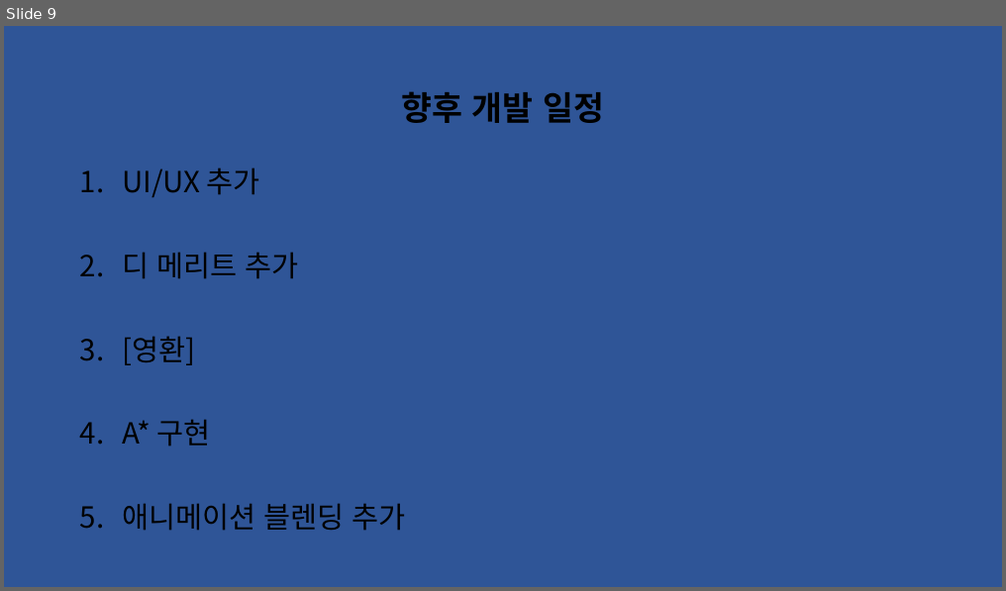
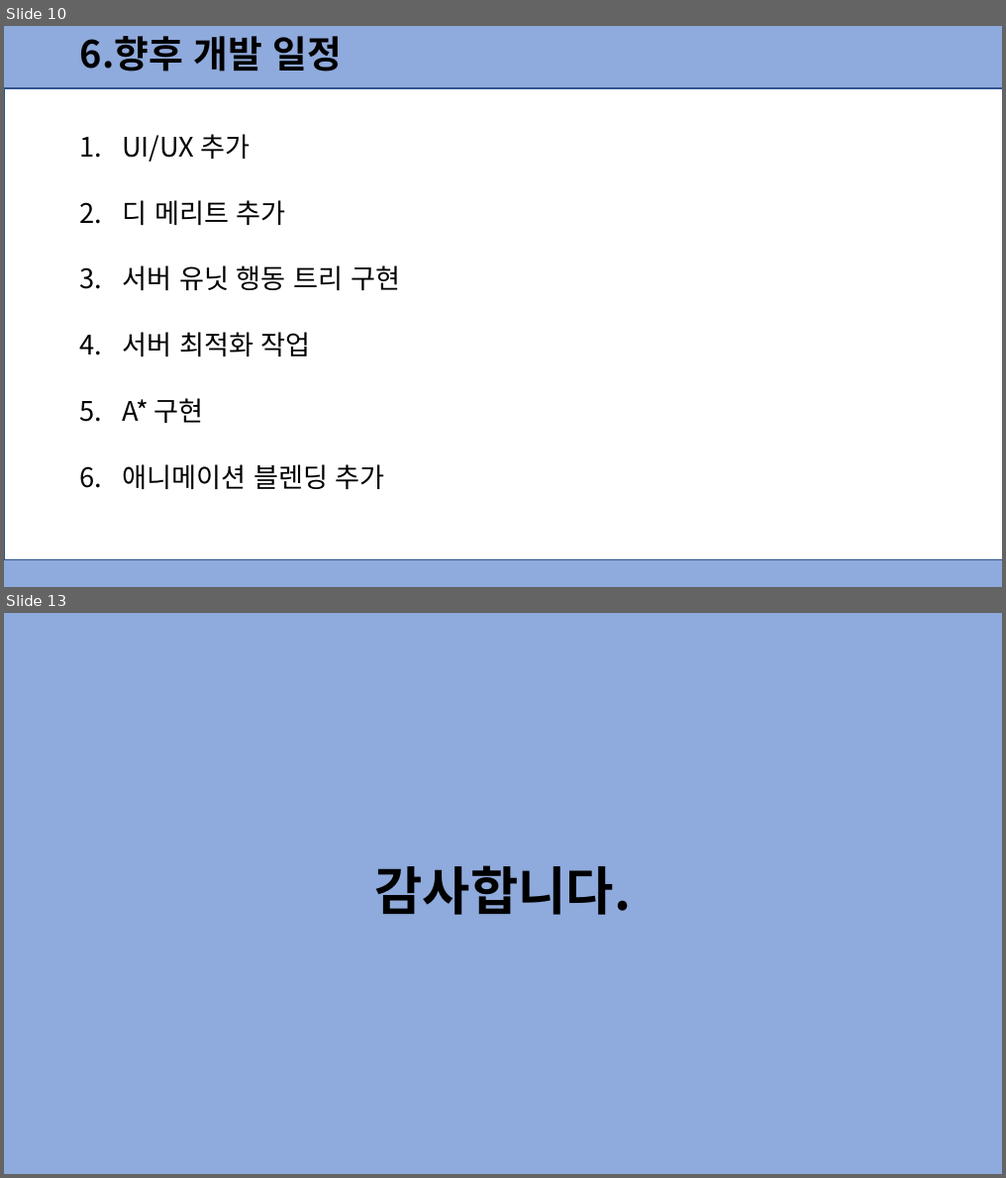
Before and after one commit to dmsdn16/kpu_projects, a slide deck: 2022 졸업작품 중간발표(은우 추가).pptx. Shown one above the other, each under a label of ours: slide 9 before the commit, slides 10 and 13 after it; the slides between them are not shown. The pictures are 1006x591 and 1006x1178 pixels, drawn with LibreOffice and Linux fonts; fonts in the diff are those of the drawing. Boxes give left, top, right and bottom in pixels: in the first picture for what was removed or moved away, otherwise in the second. Text is boxed around its words. In the diff, an @@ line names an element or a change of style, - is before the commit and + after.

Commit message:
영환 추가

```diff
--- a/2022 졸업작품 중간발표(은우 추가).pptx
+++ b/2022 졸업작품 중간발표(은우 추가).pptx
@@ slide 13 added at [4, 613, 1002, 1174], background #8FAADC @@
@@ text added at [375, 865, 632, 915], 50 pt, text #000000, bold @@
+감사합니다.
@@ what was slide 9 is now slide 10 @@
@@ slide 10 changed as well @@
@@ background #2F5597 to #8FAADC @@
@@ text at [80, 36, 343, 72]: text changed; size 32 to 36 pt @@
-향후 개발 일정
+6.향후 개발 일정
@@ rectangle added at [4, 88, 1002, 561], fill #FFFFFF, outline #325491 1 pt @@
@@ text "UI/UX 추가": place and size @@
-text "UI/UX 추가" at [122, 168, 406, 531]
+text "UI/UX 추가" at [122, 134, 400, 489]
@@ text at [122, 134, 385, 489]: size 28 to 25.9 pt in "UI/UX 추가", "디 메리트 추가", "A* 구현", "애니메이션 블렌딩 추가"; line spacing 0.9 to 0.7 @@
@@ text at [122, 266, 400, 357]: text changed; size 28 to 25.9 pt @@
-3. [영환]
+3. 서버 유닛 행동 트리 구현
+4. 서버 최적화 작업
```
Also in this commit, not shown: 9 other slides changed, 2 other slides added.
